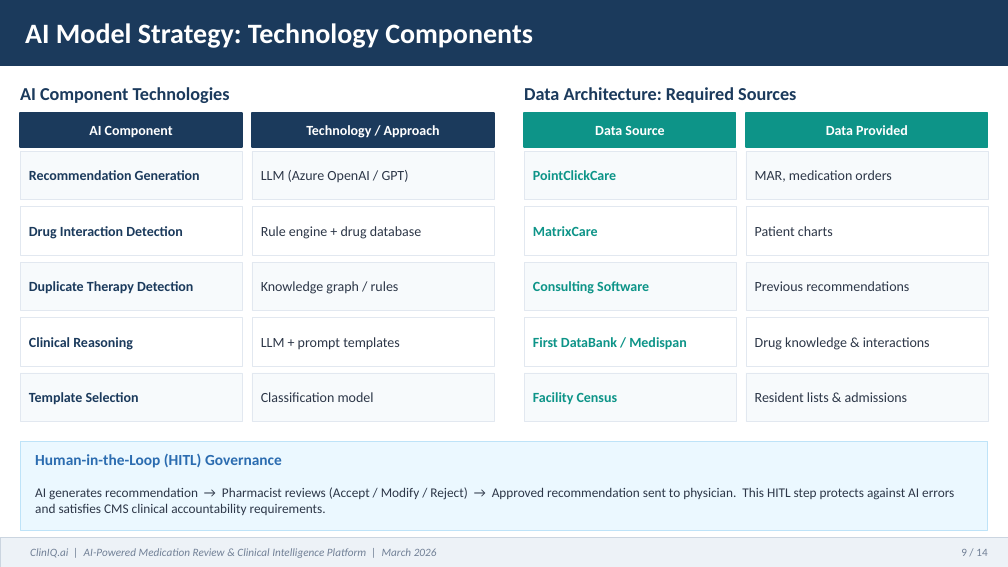
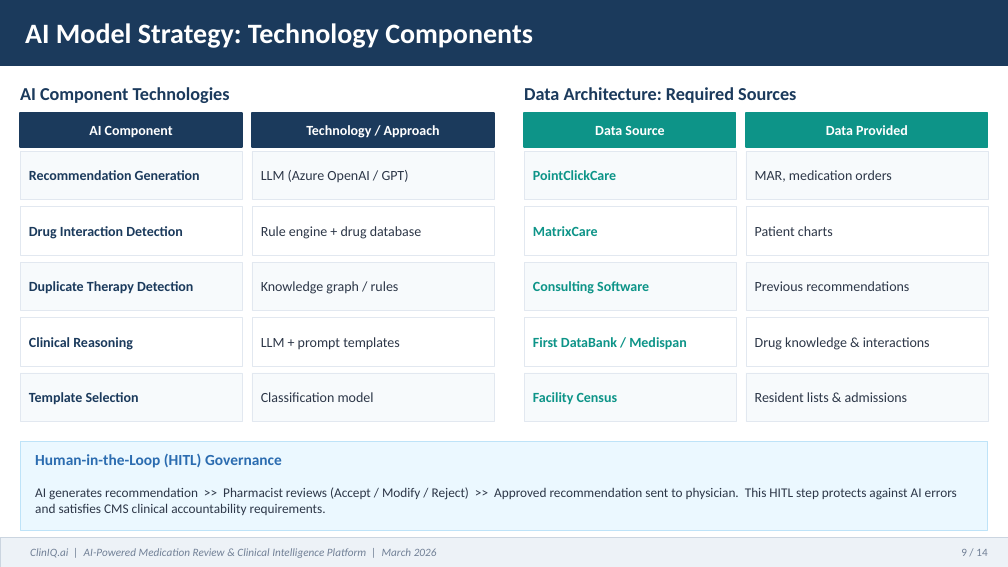
Before and after one commit to jwsmitherman/llm_projects, a slide deck: slide 9 of ClinIQ_AI_Assessment.pptx. Drawn at 1008x567 pixels with LibreOffice and Linux fonts; fonts in the diff are those of the drawing. Boxes give left, top, right and bottom in pixels: in the first picture for what was removed or moved away, otherwise in the second. Text is boxed around its words. In the diff, an @@ line names an element or a change of style, - is before the commit and + after.

```diff
--- a/ClinIQ_AI_Assessment.pptx
+++ b/ClinIQ_AI_Assessment.pptx
@@ text at box(35, 487, 957, 515): text changed @@
-AI generates recommendation → Pharmacist reviews (Accept / Modify / Reject) → Approved recommendation sent to physician. This HITL step protects against AI errors and satisfies CMS clinical accountability requirements.
+AI generates recommendation >> Pharmacist reviews (Accept / Modify / Reject) >> Approved recommendation sent to physician. This HITL step protects against AI errors and satisfies CMS clinical accountability requirements.
```
Also in this commit, not shown: 8 other slides changed.
